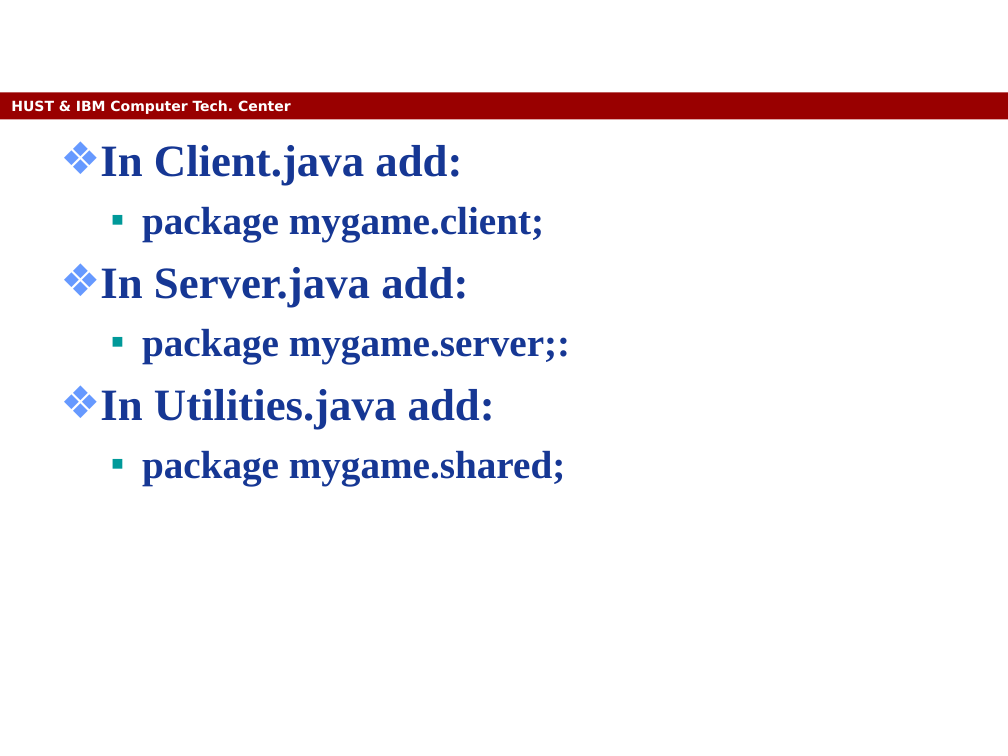
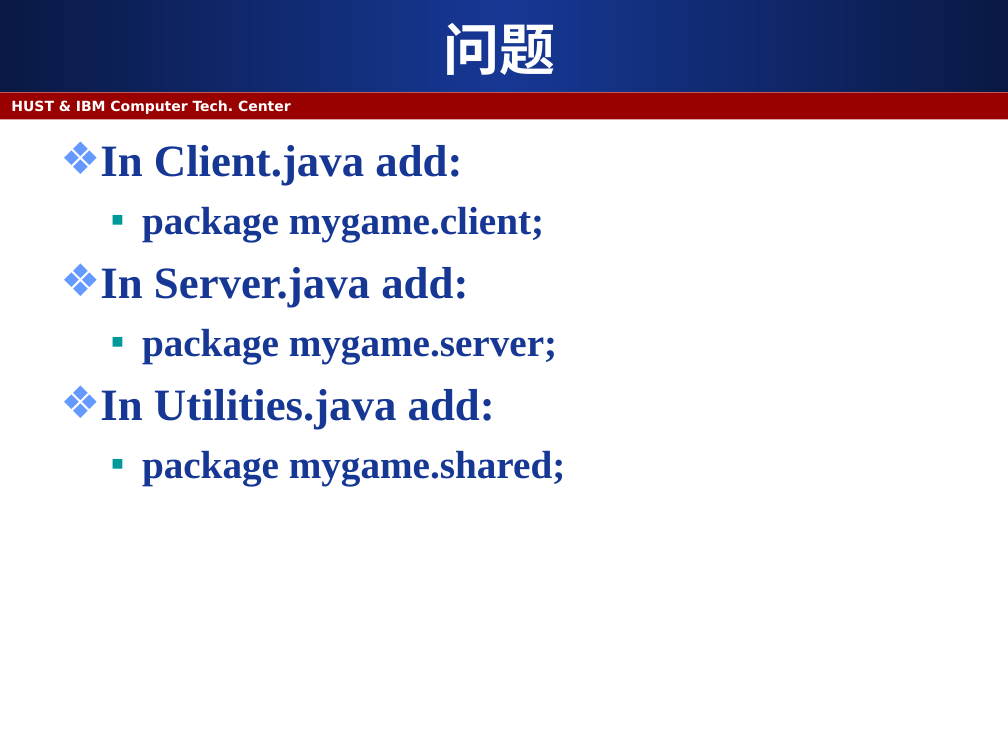
Before and after one commit to ALiberInc/Training, a slide deck: slide 15 of Java/第五章_Java语言的包.ppt. Drawn at 1008x756 pixels with LibreOffice and Linux fonts; fonts in the diff are those of the drawing. Boxes give left, top, right and bottom in pixels: in the first picture for what was removed or moved away, otherwise in the second. Text is boxed around its words. In the diff, an @@ line names an element or a change of style, - is before the commit and + after.

```diff
--- a/Java/第五章_Java语言的包.ppt
+++ b/Java/第五章_Java语言的包.ppt
@@ rectangle added at <box>0,0,1008,92</box>, fill gradient #0A1944 to #163794 @@
@@ title added at <box>444,23,556,75</box>, 40 pt, text #FFFFFF, bold @@
+问题
@@ text at <box>142,328,557,364</box>: text changed @@
-  ▪ package mygame.server;:
+  ▪ package mygame.server;
```
Also in this commit, not shown: 23 other slides changed, 3 slides removed.
